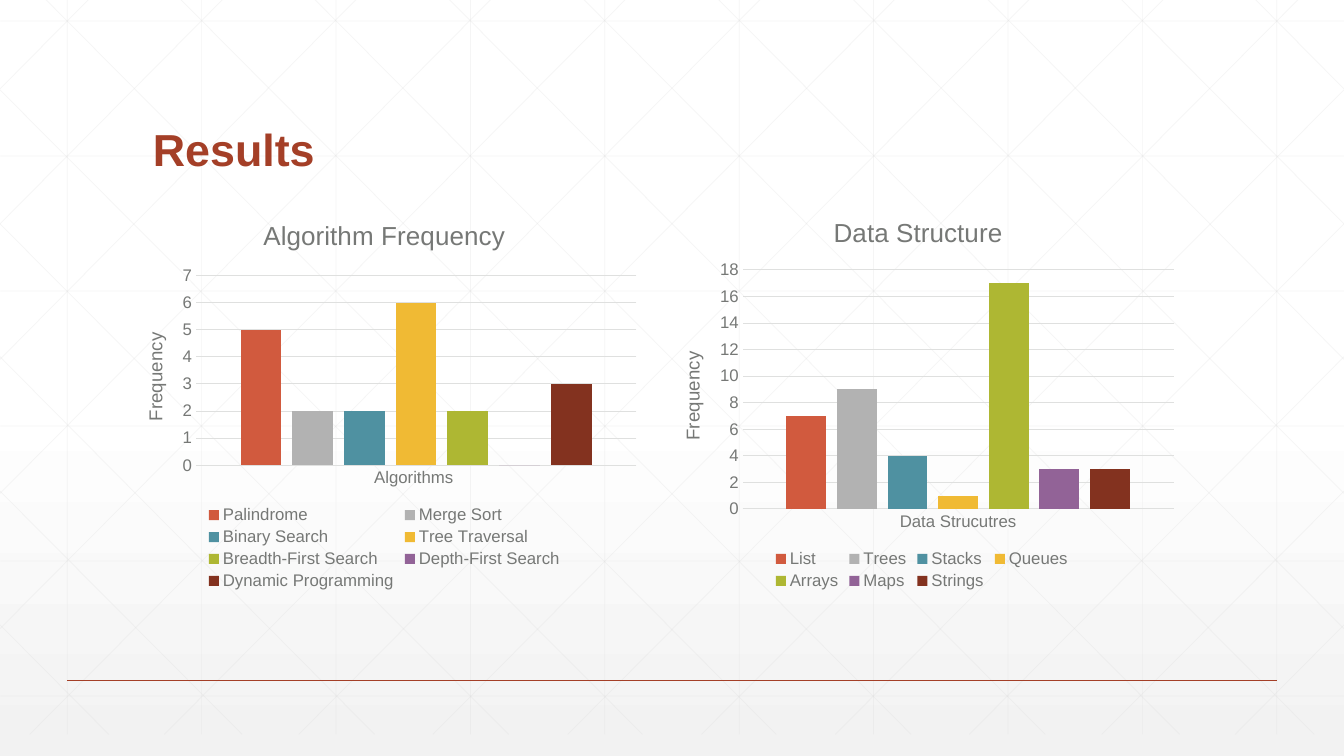
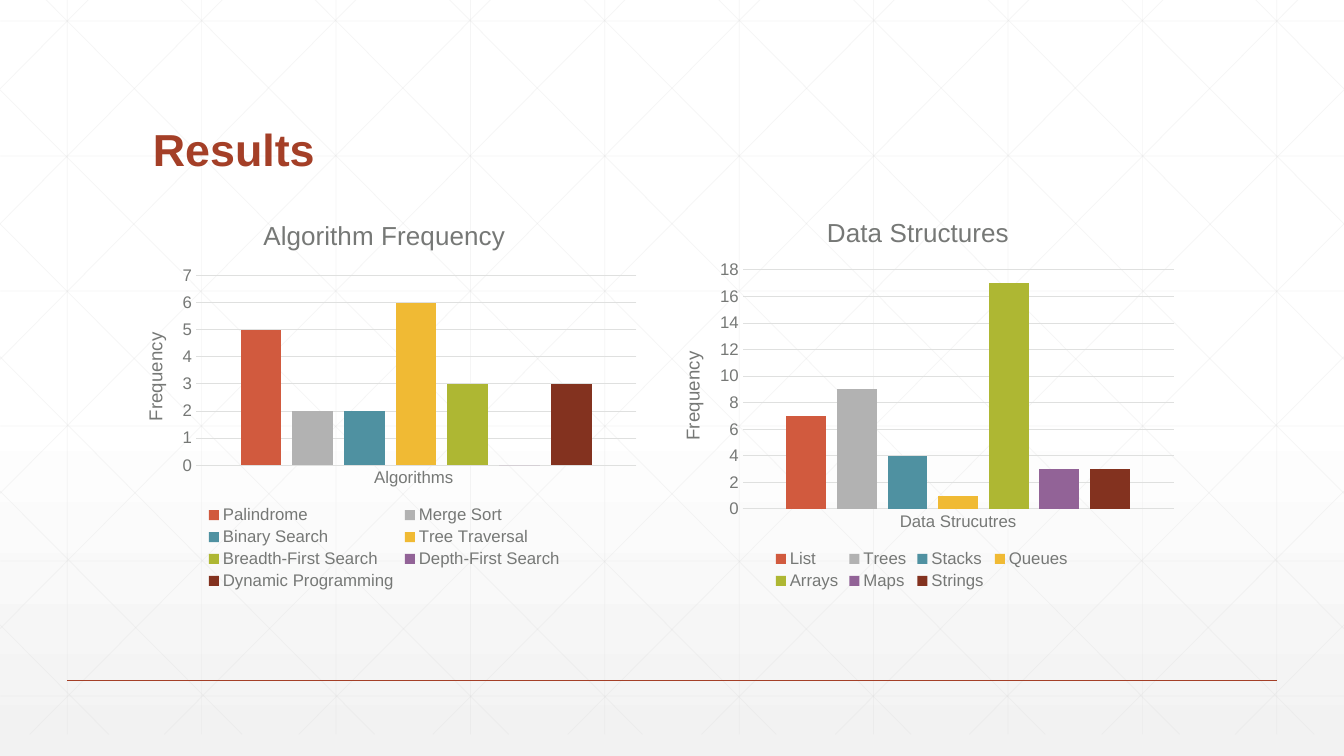
Before and after one commit to Demostroyer/interview-project, a slide deck: slide 8 of presentation/New Thesis Presentation.pptx. Drawn at 1344x756 pixels with LibreOffice and Linux fonts; fonts in the diff are those of the drawing. Boxes give left, top, right and bottom in pixels: in the first picture for what was removed or moved away, otherwise in the second. Text is boxed around its words. In the diff, an @@ line names an element or a change of style, - is before the commit and + after.

```diff
--- a/presentation/New Thesis Presentation.pptx
+++ b/presentation/New Thesis Presentation.pptx
@@ column chart at (x1=122, y1=201, x2=647, y2=594) @@
@@ Breadth-First Search, Algorithms : 2 to 3 @@
@@ column chart at (x1=659, y1=201, x2=1185, y2=594) @@
@@ title "Data Structure  " to "Data Structures  " @@
```
Also in this commit, not shown: 2 other slides changed.
